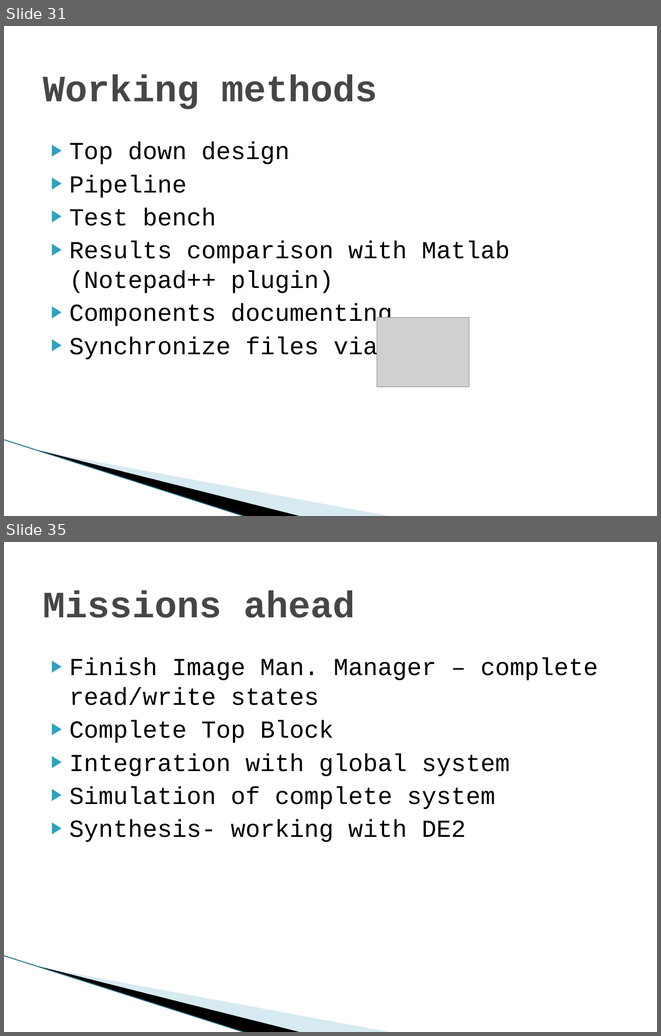
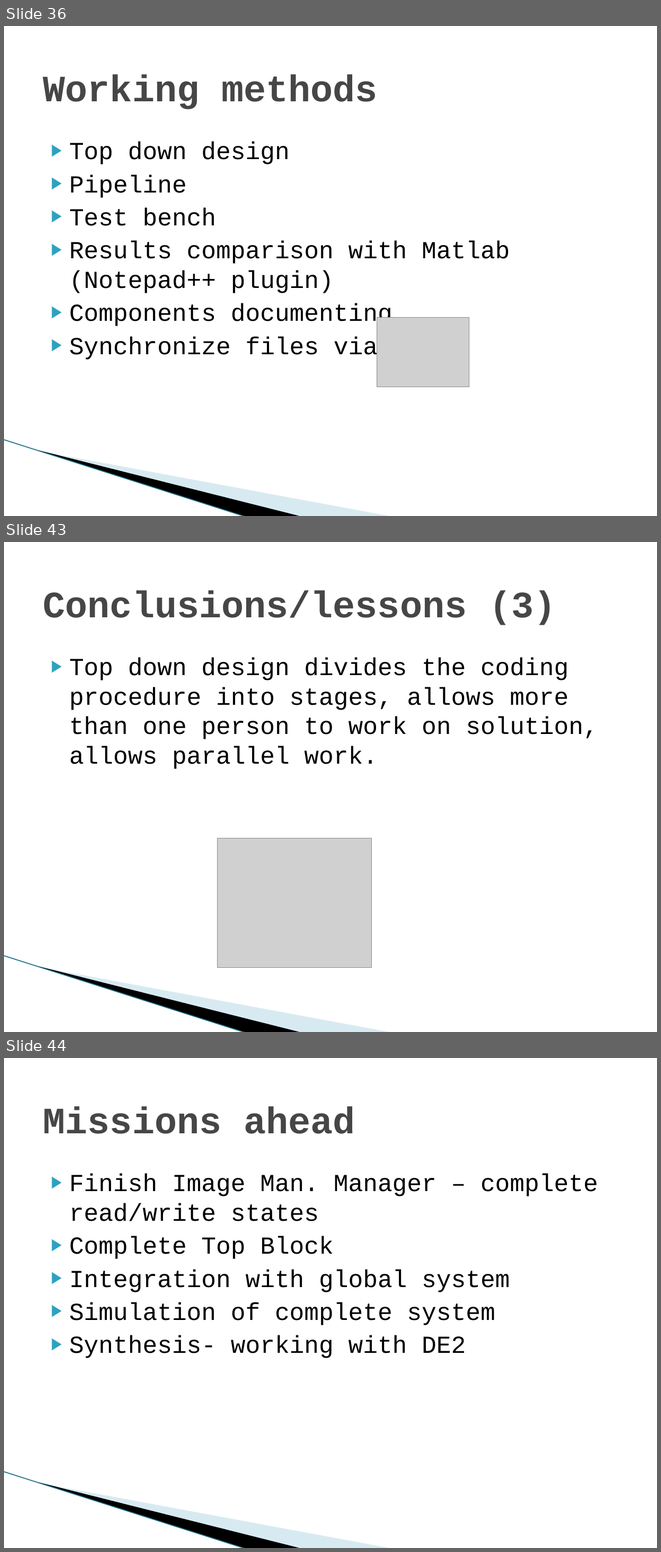
Before and after one commit to shizzz88/image-rotation-technion-ee, a slide deck: Presentation/Final_part_A_Presentation.pptx. Shown one above the other, each under a label of ours: slides 31 and 35 before the commit, slides 36, 43 and 44 after it; the slides between them are not shown. The pictures are 661x1036 and 661x1552 pixels, drawn with LibreOffice and Linux fonts; fonts in the diff are those of the drawing; grey boxes stand for pictures; background and template pictures are left out. Boxes give left, top, right and bottom in pixels: in the first picture for what was removed or moved away, otherwise in the second. Text is boxed around its words. In the diff, an @@ line names an element or a change of style, - is before the commit and + after.

```diff
--- a/Presentation/Final_part_A_Presentation.pptx
+++ b/Presentation/Final_part_A_Presentation.pptx
@@ slide 43 added at (x1=4, y1=542, x2=657, y2=1032), background #FFFFFF; not listed: 3 template elements that a slide beside it also shows @@
@@ title added at (x1=43, y1=590, x2=556, y2=625), 41 pt, text #464646, bold @@
+Conclusions/lessons (3)
@@ text added at (x1=69, y1=658, x2=598, y2=769), 27 pt, text #000000 @@
+▶ Top down design divides the coding procedure into stages, allows more than one person to work on solution, allows parallel work.
@@ picture added at (x1=218, y1=838, x2=372, y2=968) @@
@@ what was slide 31 is now slide 36 @@
@@ what was slide 35 is now slide 44 @@
```
Also in this commit, not shown: 5 slides changed, 8 other slides added, 10 other files.
